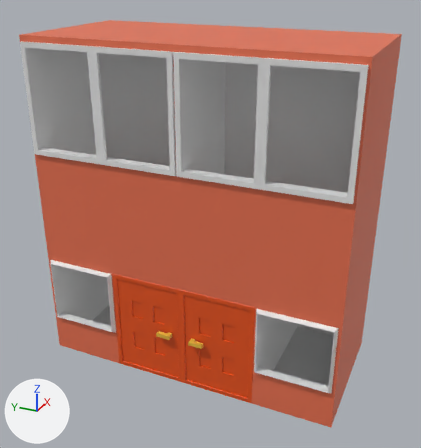
The FBX model Project/Assets/Models/street.fbx as it was, and as the next commit left it.
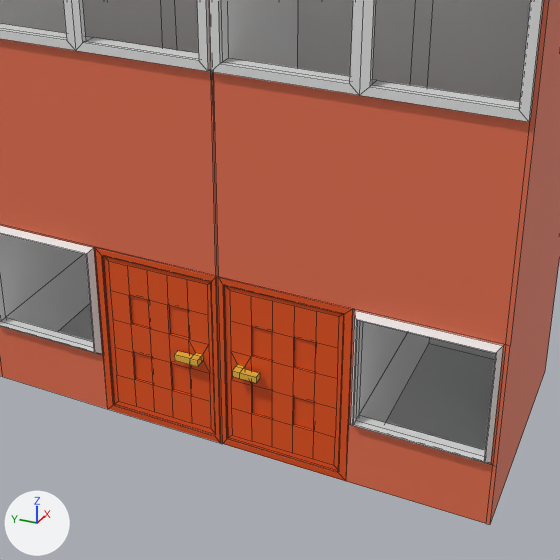
Old and new are each drawn whole from a camera (50 mm lens) standing at (-3.99, -4.7, 8.43) and looking at (6.31, -0.06, 3.28) and again close up on the part from 14% to 88% of the width and 30% to 100% of the height. The lights are fixed; the arrows at lower left show +X, +Y and +Z. The close-ups show mesh edges as thin lines.
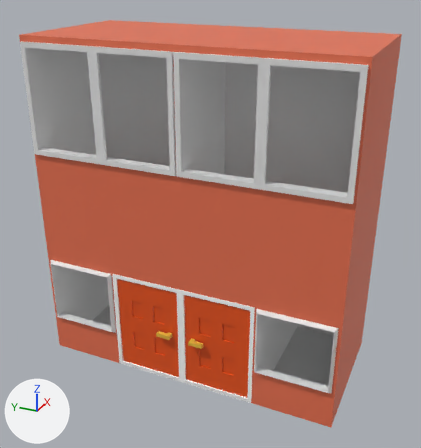
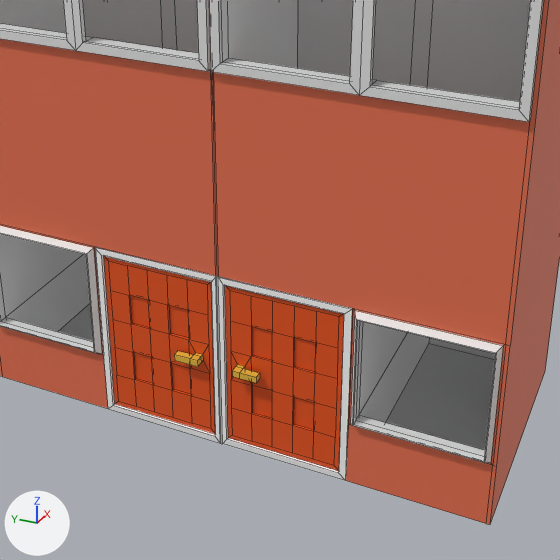
Location of each change, [x1, y1, x2, y2] in pixels of the close-ups (560 x 560 px):
```json
{"part": 1, "of": "me_cube", "change": "cut back", "before": [102, 256, 344, 473], "after": [102, 256, 339, 473]}
{"part": 2, "of": "me_cube", "change": "recoloured", "before": [97, 247, 353, 428], "after": [97, 247, 353, 428]}
{"part": 3, "of": "me_cube", "change": "recoloured", "before": [95, 247, 352, 481], "after": [95, 247, 352, 481]}
```

Scene script edits in JSON lines:
```json
{"op": "add", "block": "mat_door_frame", "code": ["mat_door_frame = principled_material('Door Frame')", "mat_door_frame.base_color = (1.0, 1.0, 1.0)  # white #ffffff"]}
{"block": "me_cube", "where": "# used by ob_cube; location = (6.44, 0.0, 3.58)"}
{"op": "remove", "block": "me_cube", "code": "me_cube.from_pydata(...)  # 392 vertices, 370 faces; spans x -1.59..1.59, y -3.26..3.26, z -3.53..3.53"}
{"op": "add", "block": "me_cube", "code": "me_cube.from_pydata(...)  # 376 vertices, 354 faces; spans x -1.59..1.59, y -3.26..3.26, z -3.53..3.53"}
{"block": "me_cube", "change": "me_cube part 1"}
{"block": "me_cube", "change": "16 vertices are removed from x -1.47..-1.46, y -1.5..1.5, z -3.43..-1.3"}
{"block": "me_cube", "change": "24 faces are deleted"}
{"block": "me_cube", "change": "8 new faces join them, mat_door_frame (white #ffffff)"}
{"block": "me_cube", "change": "me_cube part 2: 8 faces spanning x -1.46, y -1.6..1.6, z -3.53..-1.2 switch from mat_door (orange #e75316) to mat_brick (orange #e77150)"}
{"block": "me_cube", "change": "me_cube part 3: 15 faces spanning x -1.48..-1.46, y -1.59..1.59, z -3.53..-1.21 switch from mat_door (orange #e75316) to mat_door_frame (white #ffffff)"}
```
